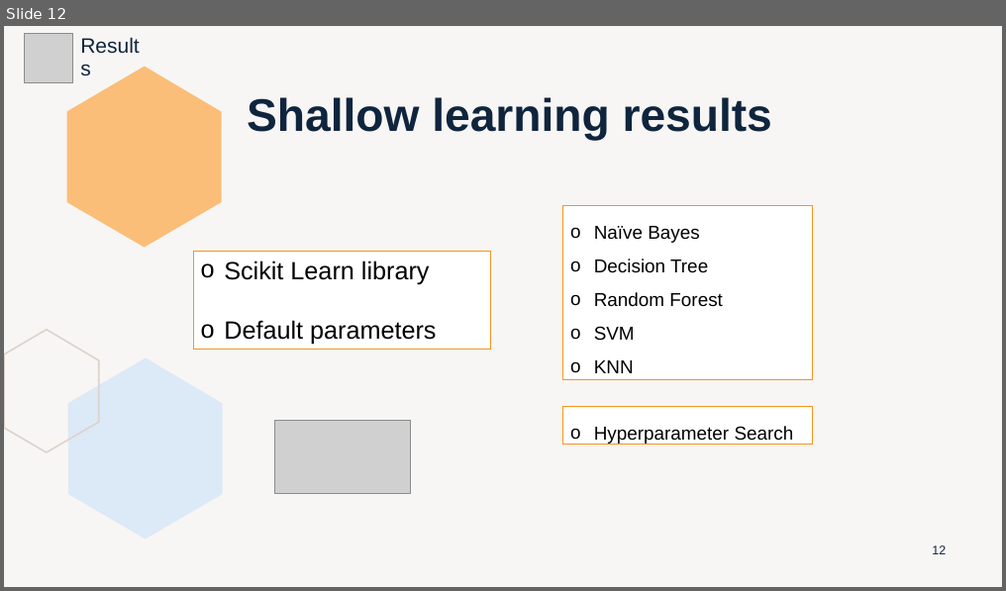
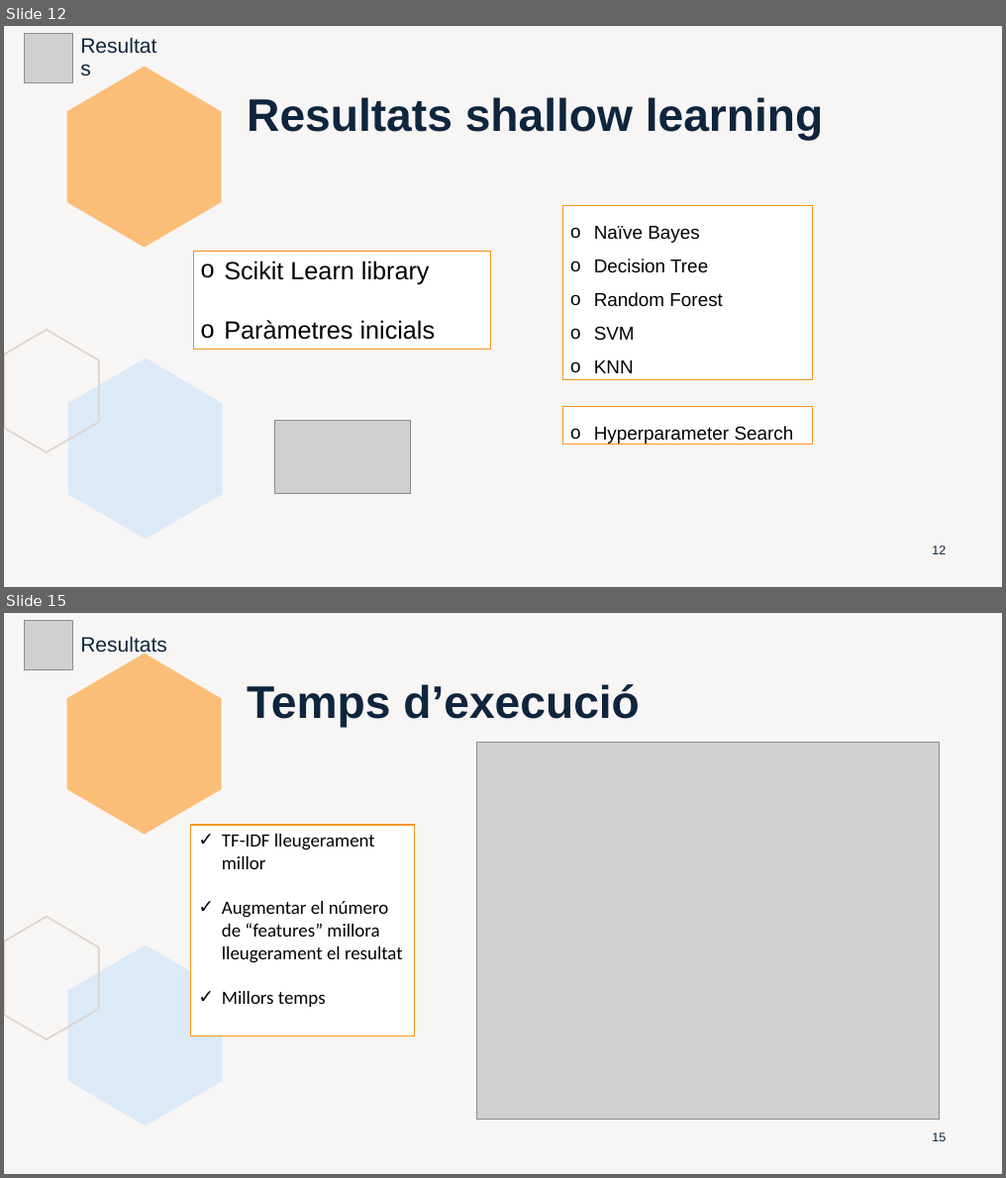
Before and after one commit to marti1999/TFG, a slide deck: informes/entrega final/presentation.pptx. Shown one above the other, each under a label of ours: slide 12 before the commit, slides 12 and 15 after it; the slides between them are not shown. The pictures are 1006x591 and 1006x1178 pixels, drawn with LibreOffice and Linux fonts; fonts in the diff are those of the drawing; grey boxes stand for pictures. Boxes give left, top, right and bottom in pixels: in the first picture for what was removed or moved away, otherwise in the second. Text is boxed around its words. In the diff, an @@ line names an element or a change of style, - is before the commit and + after.

```diff
--- a/informes/entrega final/presentation.pptx
+++ b/informes/entrega final/presentation.pptx
@@ slide 15 added at (4,613,1002,1174), background #DCD3CC at 20% opacity; not listed: 3 template elements that a slide beside it also shows @@
@@ picture added at (24,621,73,669) @@
@@ text added at (80,636,167,656), 20 pt, text #0F253E @@
+Resultats
@@ title added at (247,684,640,728), 44 pt, text #0F253E, bold @@
+Temps d’execució
@@ picture added at (476,742,939,1119) @@
@@ rectangle added at (191,825,415,1037), fill #FFFFFF, outline #F79320 1 pt, 18 pt, text #000000 @@
+✓ TF-IDF lleugerament millor
+✓ Augmentar el número de “features” millora lleugerament el resultat
+✓ Millors temps
@@ page number added at (932,1133,945,1142), 12 pt, text #0F253E @@
+15
@@ slide 12 changed as well @@
@@ text at (247,97,452,132): text changed @@
-Results
+Resultats
@@ title at (465,97,823,141): text changed @@
-Shallow learning results
+Resultats shallow learning
@@ text in rectangle at (224,320,436,340): text changed @@
-o Default parameters
+o Paràmetres inicials
```
Also in this commit, not shown: 22 other slides changed, 4 other slides added, 5 slides removed, 1 other file.
